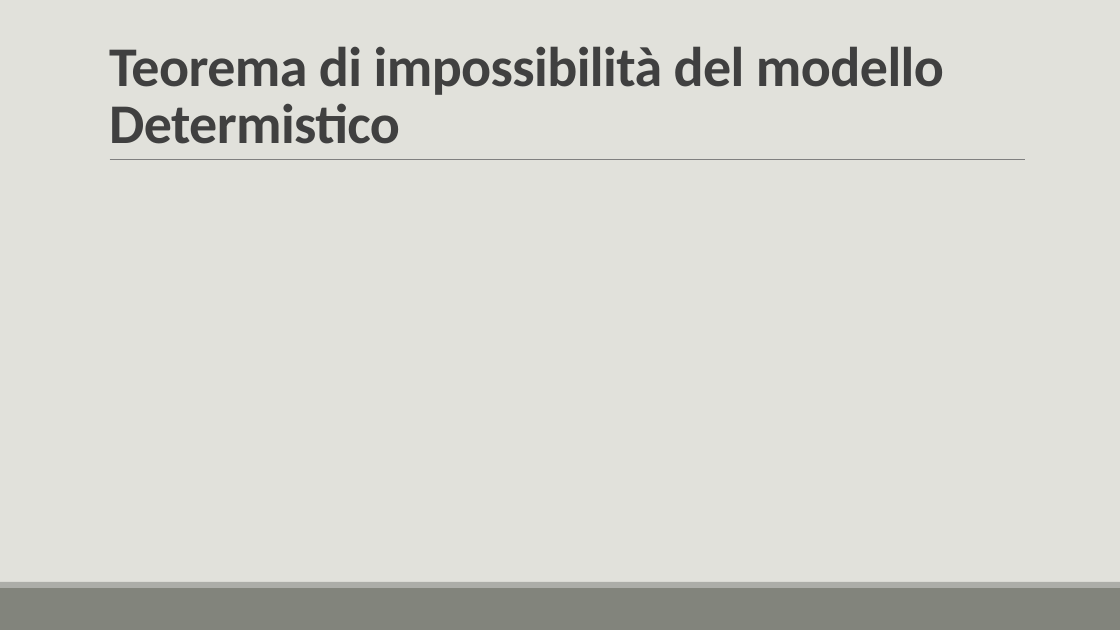
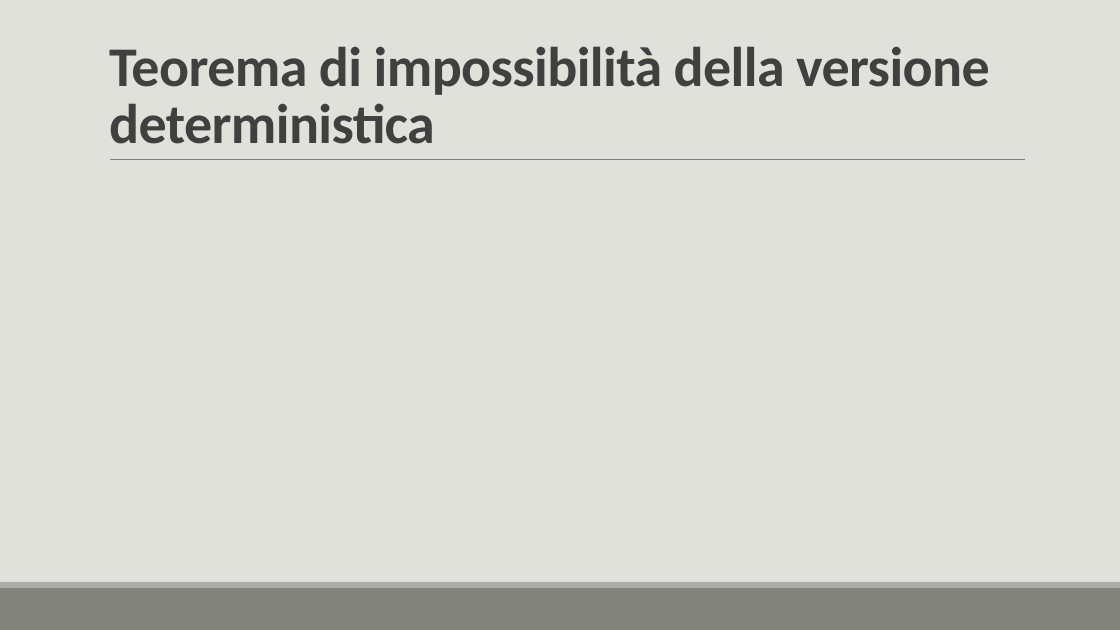
Before and after one commit to lory9894University/mcad, a slide deck: slide 12 of Prensentazione_V2.pptx. Drawn at 1120x630 pixels with LibreOffice and Linux fonts; fonts in the diff are those of the drawing; grey boxes stand for pictures. Boxes give left, top, right and bottom in pixels: in the first picture for what was removed or moved away, otherwise in the second. Text is boxed around its words. In the diff, an @@ line names an element or a change of style, - is before the commit and + after.

```diff
--- a/Prensentazione_V2.pptx
+++ b/Prensentazione_V2.pptx
@@ title at <box>109,46,990,144</box>: text changed @@
-Teorema di impossibilità del modello Determistico
+Teorema di impossibilità della versione deterministica
```
Also in this commit, not shown: 2 other slides changed, 1 other file.
